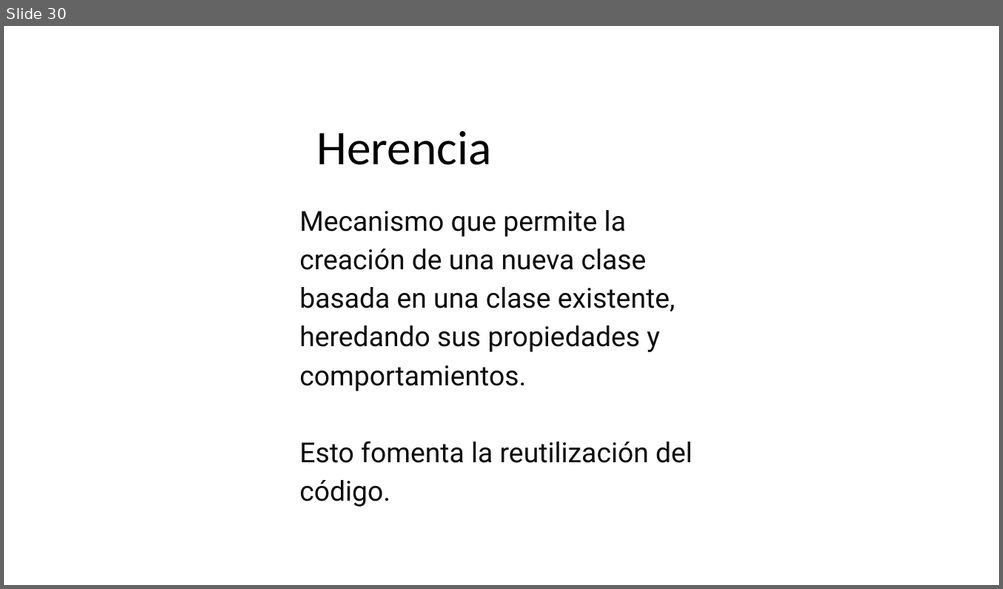
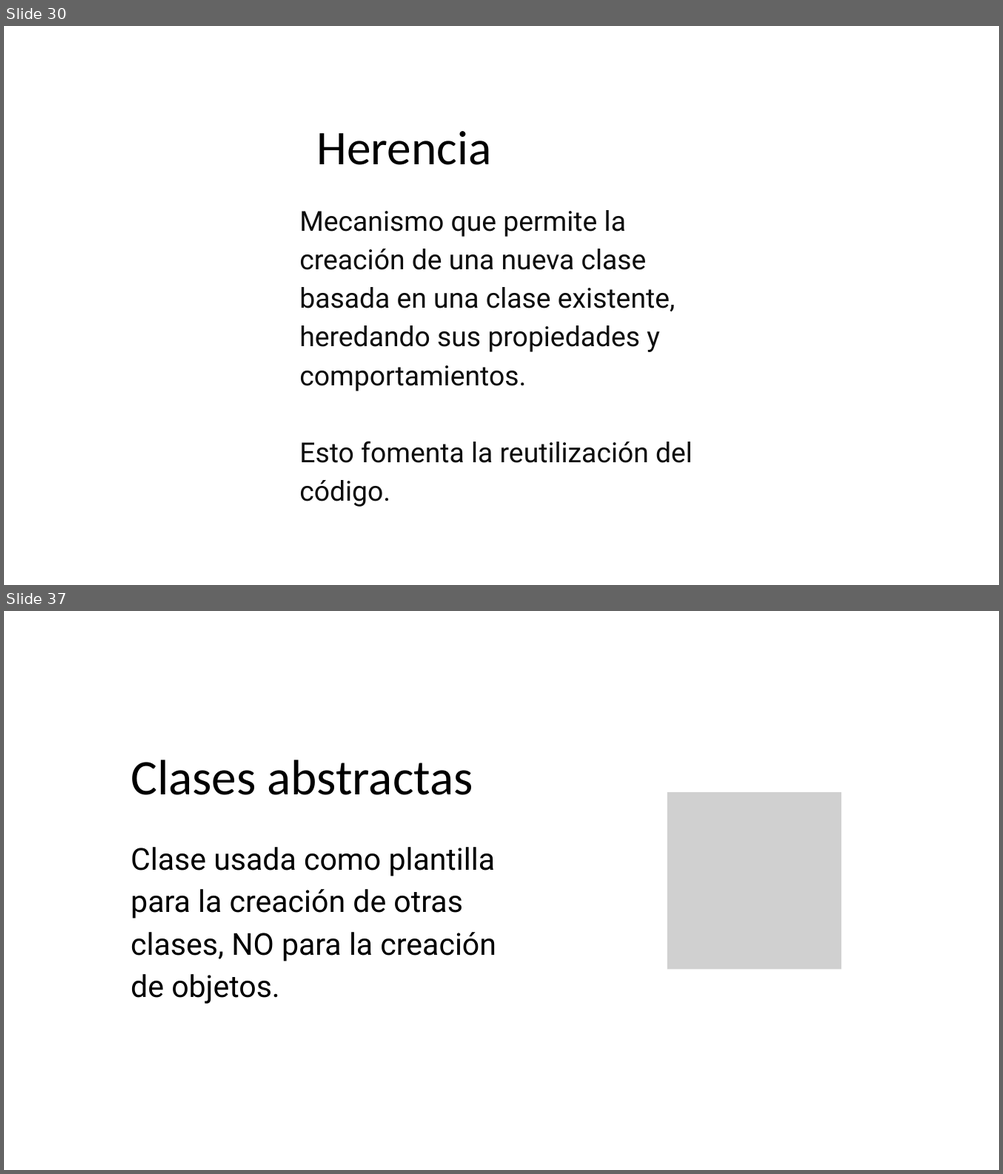
Before and after one commit to JuanRos1984/PresentacionAPP_POO, a slide deck: Presentacion POO APP.pptx. Shown one above the other, each under a label of ours: slide 30 before the commit, slides 30 and 37 after it; the slides between them are not shown. The pictures are 1003x589 and 1003x1174 pixels, drawn with LibreOffice and Linux fonts; fonts in the diff are those of the drawing; grey boxes stand for pictures. Boxes give left, top, right and bottom in pixels: in the first picture for what was removed or moved away, otherwise in the second. Text is boxed around its words. In the diff, an @@ line names an element or a change of style, - is before the commit and + after.

```diff
--- a/Presentacion POO APP.pptx
+++ b/Presentacion POO APP.pptx
@@ slide 37 added at (4, 611, 999, 1170), background #FFFFFF @@
@@ text added at (131, 760, 473, 795), 72 pt, text #000000 @@
+Clases abstractas
@@ picture added at (667, 792, 841, 970) @@
@@ text added at (131, 847, 496, 1004), 44 pt, text #000000 @@
+Clase usada como plantilla para la creación de otras clases, NO para la creación de objetos.
```
Also in this commit, not shown: 1 slide changed, 8 other slides added, 14 slides removed, 28 other files.
